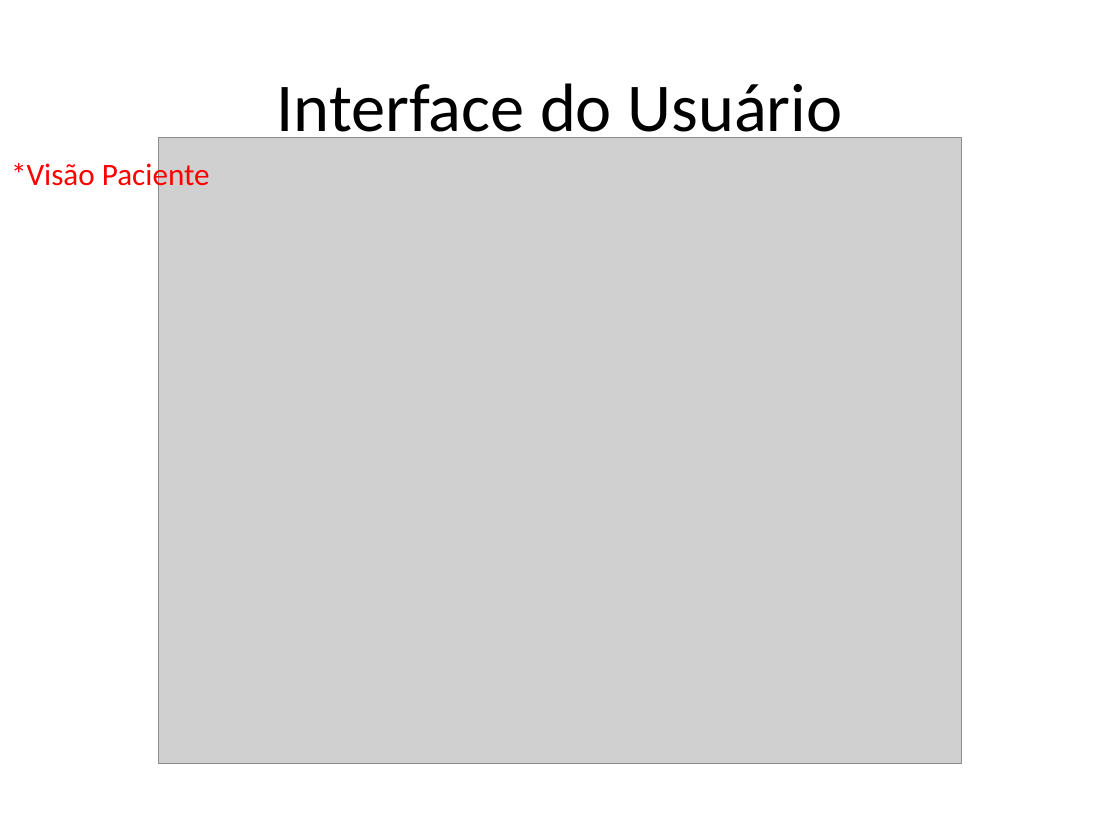
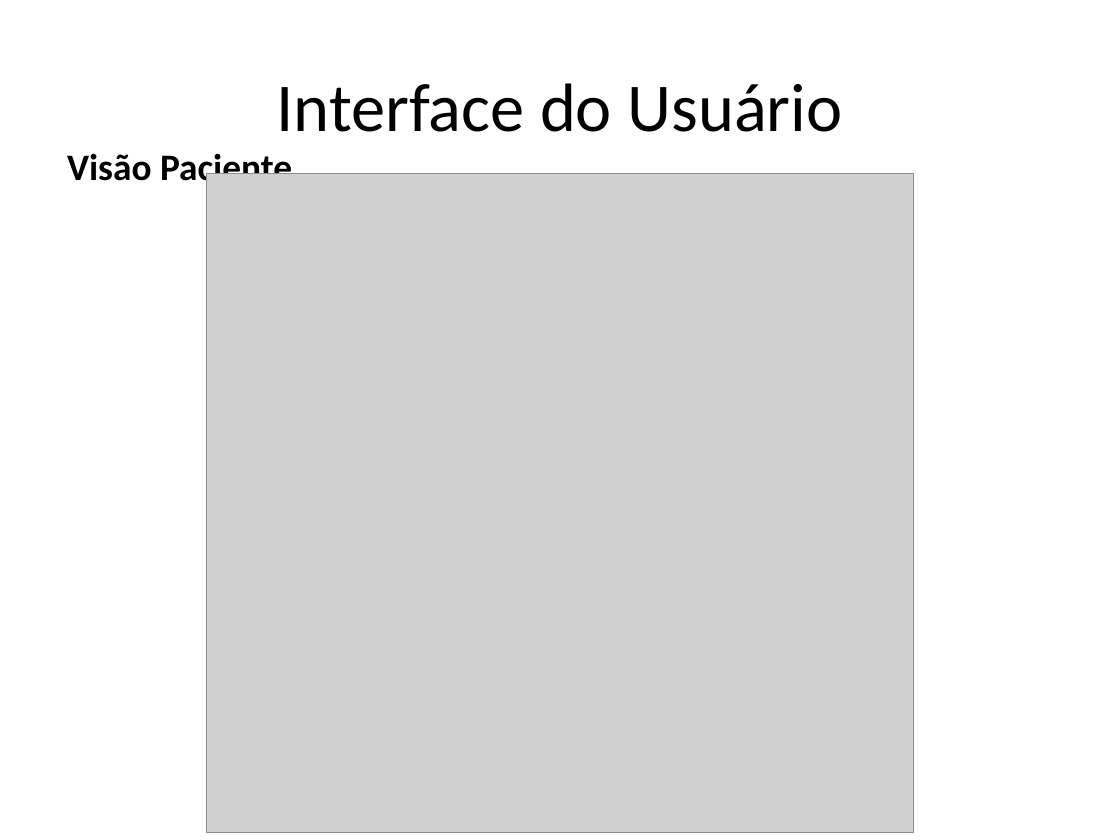
Before and after one commit to kokmz/TCCHUE, a slide deck: slide 14 of documentacao/G4_Apresentacao2sem2014_Final.pptx (slide 15 before the commit). Drawn at 1120x840 pixels with LibreOffice and Linux fonts; fonts in the diff are those of the drawing; grey boxes stand for pictures; background and template pictures are left out. Boxes give left, top, right and bottom in pixels: in the first picture for what was removed or moved away, otherwise in the second. Text is boxed around its words. In the diff, an @@ line names an element or a change of style, - is before the commit and + after.

```diff
--- a/documentacao/G4_Apresentacao2sem2014_Final.pptx
+++ b/documentacao/G4_Apresentacao2sem2014_Final.pptx
@@ text at (67, 153, 292, 190): text changed; size 20 to 24 pt; text colour #FF0000 to #000000; bold on @@
-*Visão Paciente
+Visão Paciente
@@ picture: place and size @@
-picture at (158, 138, 961, 763)
+picture at (206, 174, 914, 832)
```
Also in this commit, not shown: 22 other slides changed, 17 slides added, 1 slide removed.
